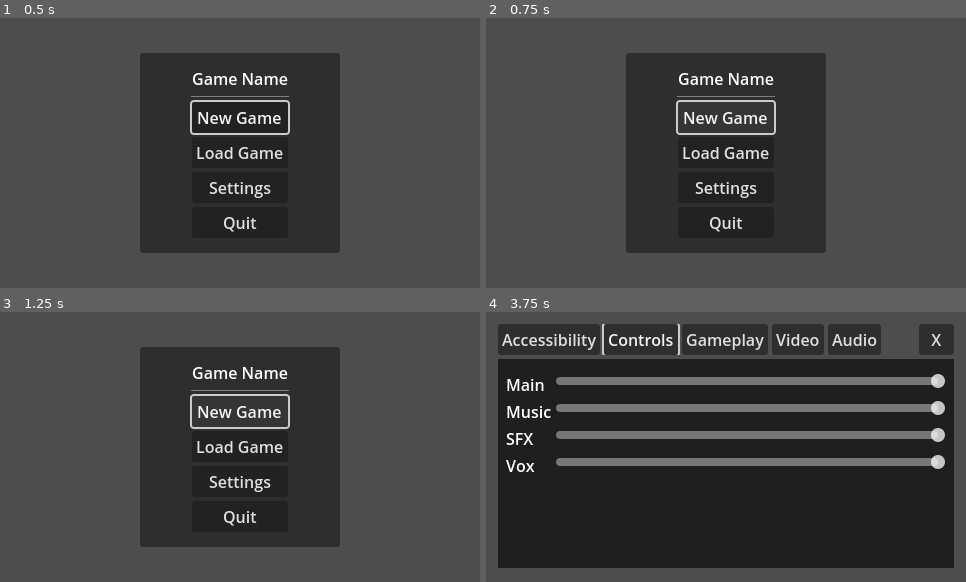
Above: before the commit, frames 1-4 (two rows, left to right).
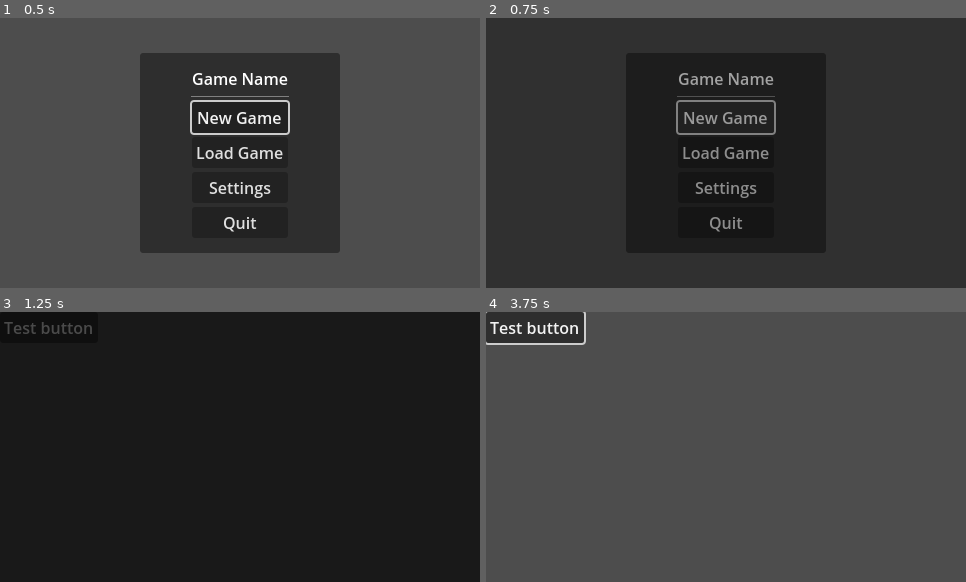
Above: after the commit, the same moments.

Repository: programnoir/GDTemplate
Game: Godot game, scene res://rooms/room_main/room-main.tscn
Two runs of this game, one before a commit and one after it. Both use one fixed random seed, a clock stepped at 60 frames per second and the inputs below.
Inputs (mouse positions are in pixels of both pictures, inside the frame that each line leads up to):
- Up to frame 1 (0.5 s): no input
- Up to frame 2 (0.75 s): click "New Game" at 0.5 s
- Up to frame 3 (1.25 s): no input
- Up to frame 4 (3.75 s): click (726, 411) at 1.25 s, where only the run before the commit has a clickable "New Game"; click (534, 328) at 2 s, where only the run after the commit has a clickable "Test button"; click (726, 447) at 2.75 s, where only the run before the commit has a clickable "Load Game"; click (726, 482) at 3.5 s, where only the run before the commit has a clickable "Settings"

Frame 1 is identical in both runs. In frame 2, 71% of the frame differs, in the area x 0-100%, y 0-100%; in frame 3, 73%; in frame 4, 83%, in the area x 0-98%, y 0-95%.
Error before the commit: Invalid access to property or key 'IN' on a base object of type 'CanvasLayer (global-ui-screenfade.gd)'. (res://rooms/room_main/signals/signals-main.gd:14)

Commit message:
Crashfixes
Crashfixes after name changes

Diff:
--- a/rooms/room_main/signals/signals-main.gd
+++ b/rooms/room_main/signals/signals-main.gd
@@ -11,7 +11,7 @@
 	var game_contents: Array = owner.nGame.get_children()
 	for content in game_contents:
 		content.destroy()
-	GlobalUIScreenFade.set_state( GlobalUIScreenFade.IN )
+	GlobalUIScreenFade.set_state( GlobalUIScreenFade.FADE_IN )
 	await GlobalUIScreenFade.fade_complete
 	#	TODO: Convert to loading screen.
 	owner.nGame.add_child( load( new_scene ).instantiate() )
--- a/ui/ui_settings/ui_button_tab/ui-button-tab.gd
+++ b/ui/ui_settings/ui_button_tab/ui-button-tab.gd
@@ -26,7 +26,7 @@
 	var buttons: Array = get_tree().get_nodes_in_group(
 				"GroupSettingsTabButtons" )
 	for button in buttons:
-		button.tab.visible = false
+		button.n_VBCTab.visible = false
 	n_VBCTab.visible = true
 
 
